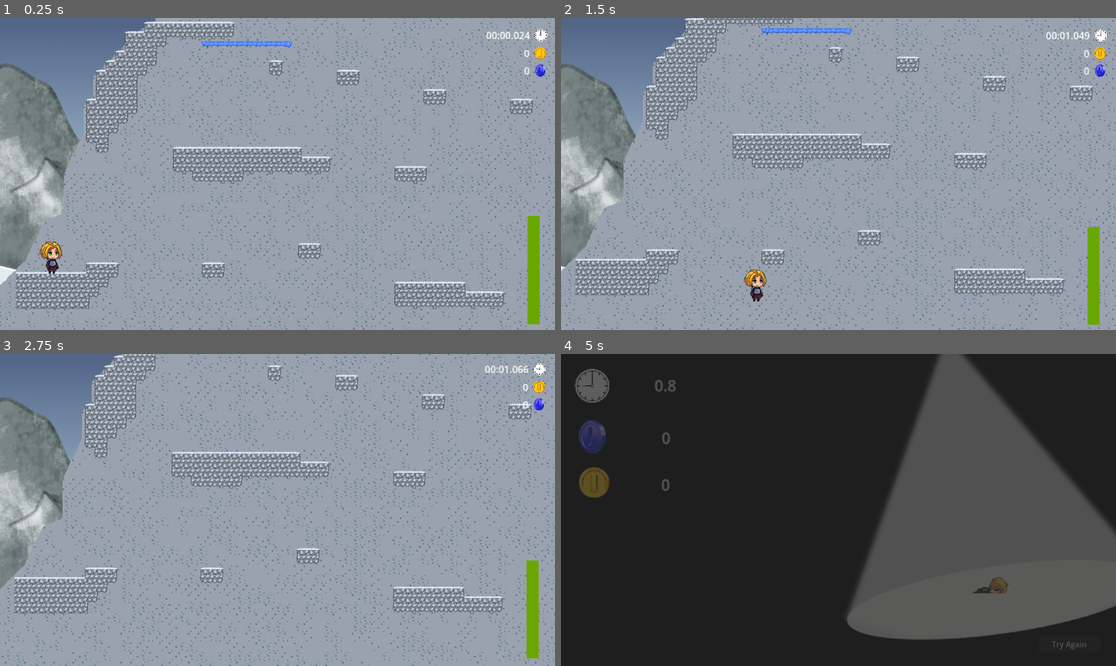
Above: before the commit, frames 1-4 (two rows, left to right).
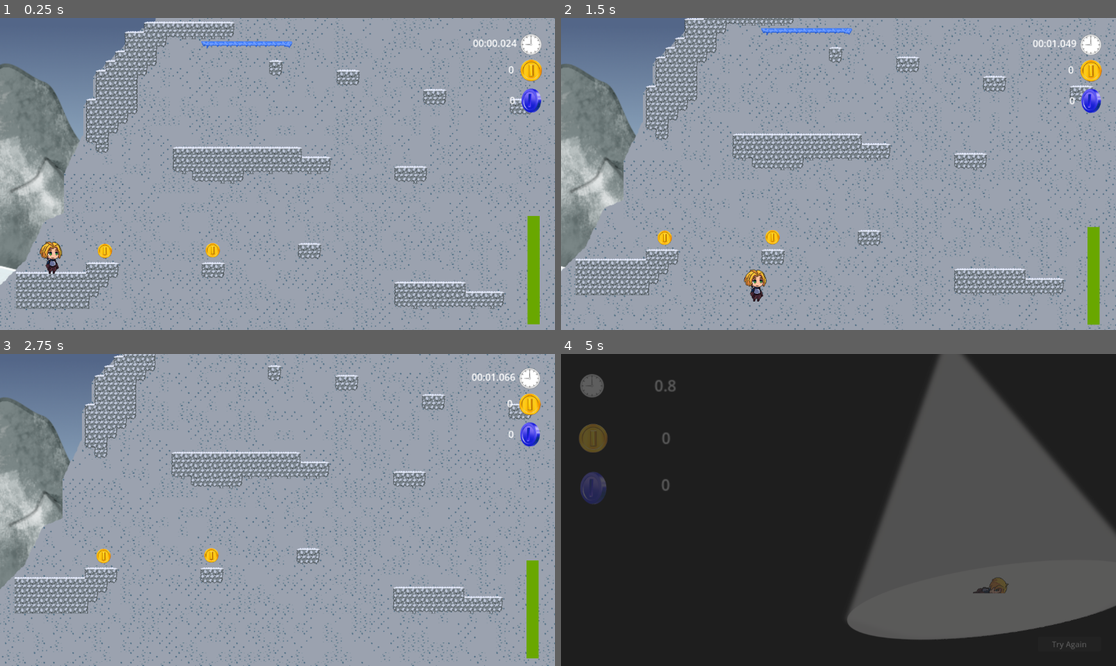
Above: after the commit, the same moments.

Repository: Tim-Barton/game-jam-2023
Game: Godot game, scene res://Scenes/ClimbingLevel.tscn
Same seed, same stepped clock (60 frames per second), same inputs: the game is played once before the commit and once after it.
Inputs (mouse positions are in pixels of both pictures, inside the frame that each line leads up to):
- Up to frame 1 (0.25 s): no input
- Up to frame 2 (1.5 s): tap Enter (ui_accept) at 0.5, 0.77 s; move the mouse to (960, 158) at 0.52 s; hold Right (ui_right) from 0.53 s (still down); move the mouse to (727, 189) at 1.27 s
- Up to frame 3 (2.75 s): tap Enter (ui_accept) at 1.52 s; move the mouse to (333, 441) at 2.02 s; release Right (ui_right) at 2.03 s; hold Left (ui_left) from 2.03 s (still down)
- Up to frame 4 (5 s): move the mouse to (810, 572) at 2.77 s; release Left (ui_left) at 2.78 s; hold Right (ui_right) 2.78-4.28 s; tap Enter (ui_accept) at 3.02, 3.77, 4.52 s; move the mouse to (1005, 556) at 3.52 s; move the mouse to (672, 463) at 4.27 s; hold Left (ui_left) from 4.28 s (still down)

The runs differ from the first frame. In frame 1, 1.2% of the frame differs, in the area x 17-99%, y 3-78%; in frame 2, 1.2%; in frame 3, 1.2%; in frame 4, 1.2%, in the area x 2-9%, y 4-49%.

Commit message:
Updated Collectables
Updated Collectables

Diff:
--- a/CharacterController/SideScroller/Scenes/collectable_blue_coin.tscn
+++ b/CharacterController/SideScroller/Scenes/collectable_blue_coin.tscn
@@ -1,19 +1,18 @@
 [gd_scene load_steps=4 format=3 uid="uid://dkc6emhyk4hld"]
 
 [ext_resource type="Script" path="res://CharacterController/SideScroller/Scenes/collectable_blue_coin.gd" id="1_86ly1"]
-[ext_resource type="Texture2D" uid="uid://6dfntrn57bcs" path="res://CharacterController/SideScroller/GFX/3 Objects/4 Collectables/blue coin.png" id="1_q6wr6"]
+[ext_resource type="Texture2D" uid="uid://dbncb0mr1wwn" path="res://CharacterController/SideScroller/GFX/3 Objects/2 Decoration/small_blue_coin.png" id="2_btmb3"]
 
 [sub_resource type="CircleShape2D" id="CircleShape2D_xt1b3"]
-radius = 14.0
+radius = 28.1114
 
 [node name="Blue_Coin" type="StaticBody2D" groups=["collectable"]]
 collision_layer = 2
 collision_mask = 2
 script = ExtResource("1_86ly1")
 
-[node name="BlueCoin" type="Sprite2D" parent="."]
-scale = Vector2(0.15, 0.15)
-texture = ExtResource("1_q6wr6")
+[node name="SmallBlueCoin" type="Sprite2D" parent="."]
+texture = ExtResource("2_btmb3")
 
 [node name="CollisionShape2D" type="CollisionShape2D" parent="."]
 scale = Vector2(1, 1.2)
--- a/CharacterController/SideScroller/Scenes/collectable_gold_coin.tscn
+++ b/CharacterController/SideScroller/Scenes/collectable_gold_coin.tscn
@@ -1,10 +1,10 @@
 [gd_scene load_steps=4 format=3 uid="uid://d3s2ajibehkfx"]
 
 [ext_resource type="Script" path="res://CharacterController/SideScroller/Scenes/collectable_gold_coin.gd" id="1_g7xlr"]
-[ext_resource type="Texture2D" uid="uid://cqk2muuvxavd8" path="res://CharacterController/SideScroller/GFX/3 Objects/4 Collectables/gold coin.png" id="1_giklr"]
+[ext_resource type="Texture2D" uid="uid://b3do4cihxhymq" path="res://CharacterController/SideScroller/GFX/3 Objects/2 Decoration/small_gold_coin.png" id="2_wpq3m"]
 
 [sub_resource type="CircleShape2D" id="CircleShape2D_4bisw"]
-radius = 20.0
+radius = 150.52
 
 [node name="Gold_Coin" type="StaticBody2D" groups=["collectable"]]
 scale = Vector2(0.4, 0.4)
@@ -12,10 +12,10 @@
 collision_mask = 2
 script = ExtResource("1_g7xlr")
 
+[node name="SmallGoldCoin" type="Sprite2D" parent="."]
+scale = Vector2(1, 1)
+texture = ExtResource("2_wpq3m")
+
 [node name="CollisionShape2D" type="CollisionShape2D" parent="."]
 scale = Vector2(0.2, 0.2)
 shape = SubResource("CircleShape2D_4bisw")
-
-[node name="GoldCoin" type="Sprite2D" parent="."]
-scale = Vector2(0.2, 0.2)
-texture = ExtResource("1_giklr")
--- a/Scenes/ClimbingLevel.tscn
+++ b/Scenes/ClimbingLevel.tscn
@@ -10,11 +10,12 @@
 [ext_resource type="Texture2D" uid="uid://sscrbnanlaco" path="res://GFX/Level/BG-Mountain.png" id="4_y820s"]
 [ext_resource type="Texture2D" uid="uid://cnb8264cwegwa" path="res://GFX/Level/BG-Snow.png" id="5_1kvm3"]
 [ext_resource type="Script" path="res://Scripts/Deathbar.gd" id="5_uwo3c"]
-[ext_resource type="Texture2D" uid="uid://clkxq03fjevdw" path="res://CharacterController/SideScroller/GFX/3 Objects/2 Decoration/clock.png" id="6_e0kdm"]
-[ext_resource type="Texture2D" uid="uid://cqk2muuvxavd8" path="res://CharacterController/SideScroller/GFX/3 Objects/4 Collectables/gold coin.png" id="7_4trhl"]
-[ext_resource type="Texture2D" uid="uid://6dfntrn57bcs" path="res://CharacterController/SideScroller/GFX/3 Objects/4 Collectables/blue coin.png" id="9_3r5nb"]
+[ext_resource type="Texture2D" uid="uid://b3do4cihxhymq" path="res://CharacterController/SideScroller/GFX/3 Objects/2 Decoration/small_gold_coin.png" id="8_l052f"]
+[ext_resource type="Texture2D" uid="uid://dbncb0mr1wwn" path="res://CharacterController/SideScroller/GFX/3 Objects/2 Decoration/small_blue_coin.png" id="9_67d3r"]
 [ext_resource type="Script" path="res://CharacterController/SideScroller/Scenes/StaminaBar.gd" id="9_hclk4"]
 [ext_resource type="Script" path="res://CharacterController/SideScroller/Scenes/Timer.gd" id="10_dammo"]
+[ext_resource type="Texture2D" uid="uid://bp00xfecsafyi" path="res://CharacterController/SideScroller/GFX/3 Objects/2 Decoration/small_clock.png" id="10_hss5m"]
+[ext_resource type="PackedScene" uid="uid://d3s2ajibehkfx" path="res://CharacterController/SideScroller/Scenes/collectable_gold_coin.tscn" id="16_uiuy6"]
 
 [sub_resource type="TileSetAtlasSource" id="TileSetAtlasSource_jsr68"]
 resource_name = "Snowscape"
@@ -918,16 +919,21 @@
 script = ExtResource("9_hclk4")
 character_node = NodePath("../../../../Level/Character")
 
+[node name="SmallClock" type="Sprite2D" parent="LevelDirector/Camera2D/UI"]
+position = Vector2(889, 37)
+scale = Vector2(0.7, 0.7)
+texture = ExtResource("10_hss5m")
+
 [node name="Minutes" type="Label" parent="LevelDirector/Camera2D/UI" node_paths=PackedStringArray("character_node")]
 visibility_layer = 2
 layout_mode = 1
 anchors_preset = -1
 anchor_left = 1.0
 anchor_right = 1.0
-offset_left = -156.0
-offset_top = 10.0
-offset_right = -36.0
-offset_bottom = 36.0
+offset_left = -178.0
+offset_top = 23.0
+offset_right = -58.0
+offset_bottom = 49.0
 grow_horizontal = 0
 grow_vertical = 0
 text = "00:"
@@ -936,20 +942,10 @@
 level_countout_seconds = 2
 character_node = NodePath("../../../../Level/Character")
 
-[node name="Clock" type="Sprite2D" parent="LevelDirector/Camera2D/UI"]
-position = Vector2(904.999, 22)
-scale = Vector2(0.03, 0.03)
-texture = ExtResource("6_e0kdm")
-
-[node name="GoldCoin" type="Sprite2D" parent="LevelDirector/Camera2D/UI"]
-position = Vector2(904, 51)
-scale = Vector2(0.05, 0.05)
-texture = ExtResource("7_4trhl")
-
-[node name="BlueCoin" type="Sprite2D" parent="LevelDirector/Camera2D/UI"]
-position = Vector2(904, 80)
-scale = Vector2(0.09, 0.09)
-texture = ExtResource("9_3r5nb")
+[node name="SmallGoldCoin" type="Sprite2D" parent="LevelDirector/Camera2D/UI"]
+position = Vector2(889, 80)
+scale = Vector2(0.6, 0.6)
+texture = ExtResource("8_l052f")
 
 [node name="GoldCoins" type="Label" parent="LevelDirector/Camera2D/UI"]
 visibility_layer = 2
@@ -957,14 +953,19 @@
 anchors_preset = -1
 anchor_left = 1.0
 anchor_right = 1.0
-offset_left = -156.0
-offset_top = 40.0
-offset_right = -36.0
-offset_bottom = 66.0
+offset_left = -182.0
+offset_top = 67.0
+offset_right = -62.0
+offset_bottom = 93.0
 grow_horizontal = 0
 grow_vertical = 0
 text = "0"
 horizontal_alignment = 2
+
+[node name="SmallBlueCoin" type="Sprite2D" parent="LevelDirector/Camera2D/UI"]
+position = Vector2(889, 130)
+scale = Vector2(0.6, 0.6)
+texture = ExtResource("9_67d3r")
 
 [node name="BlueCoins" type="Label" parent="LevelDirector/Camera2D/UI"]
 visibility_layer = 2
@@ -972,10 +973,10 @@
 anchors_preset = -1
 anchor_left = 1.0
 anchor_right = 1.0
-offset_left = -156.0
-offset_top = 69.0
-offset_right = -36.0
-offset_bottom = 95.0
+offset_left = -180.0
+offset_top = 118.0
+offset_right = -60.0
+offset_bottom = 144.0
 grow_horizontal = 0
 grow_vertical = 0
 text = "0"
@@ -1022,4 +1023,10 @@
 noise_shake_speed = 0.2
 noise_shake_strength = 0.0
 
+[node name="Gold_Coin" parent="." instance=ExtResource("16_uiuy6")]
+position = Vector2(-282, 172)
+
+[node name="Gold_Coin2" parent="." instance=ExtResource("16_uiuy6")]
+position = Vector2(-103, 171)
+
 [connection signal="body_entered" from="LevelDirector/Camera2D/Deathbar" to="LevelDirector/Camera2D/Deathbar" method="_on_body_entered"]
--- a/Scenes/end_level.tscn
+++ b/Scenes/end_level.tscn
@@ -3,9 +3,9 @@
 [ext_resource type="Script" path="res://CharacterController/SideScroller/Scripts/Testing/TestScene_UI.gd" id="2_2onf3"]
 [ext_resource type="Texture2D" uid="uid://bisxqedal0bj2" path="res://GFX/GameOverScreen.png" id="2_raegv"]
 [ext_resource type="Script" path="res://CharacterController/SideScroller/Scripts/UI/lblResult.gd" id="3_vtmoe"]
-[ext_resource type="PackedScene" uid="uid://dkc6emhyk4hld" path="res://CharacterController/SideScroller/Scenes/collectable_blue_coin.tscn" id="4_ltikv"]
-[ext_resource type="PackedScene" uid="uid://d3s2ajibehkfx" path="res://CharacterController/SideScroller/Scenes/collectable_gold_coin.tscn" id="5_wf8la"]
-[ext_resource type="Texture2D" uid="uid://clkxq03fjevdw" path="res://CharacterController/SideScroller/GFX/3 Objects/2 Decoration/clock.png" id="6_pe7qa"]
+[ext_resource type="Texture2D" uid="uid://dbncb0mr1wwn" path="res://CharacterController/SideScroller/GFX/3 Objects/2 Decoration/small_blue_coin.png" id="6_i73u6"]
+[ext_resource type="Texture2D" uid="uid://b3do4cihxhymq" path="res://CharacterController/SideScroller/GFX/3 Objects/2 Decoration/small_gold_coin.png" id="7_aggws"]
+[ext_resource type="Texture2D" uid="uid://bp00xfecsafyi" path="res://CharacterController/SideScroller/GFX/3 Objects/2 Decoration/small_clock.png" id="7_j826h"]
 [ext_resource type="Texture2D" uid="uid://bl6mikx637tr2" path="res://CharacterController/SideScroller/GFX/Swordsman/Dead.png" id="7_jdyr0"]
 
 [node name="TestScene" type="Control"]
@@ -84,23 +84,22 @@
 text = "69"
 horizontal_alignment = 1
 
-[node name="Blue_Coin" parent="." instance=ExtResource("4_ltikv")]
-position = Vector2(65, 171)
-scale = Vector2(2, 2)
-
-[node name="Gold_Coin" parent="." instance=ExtResource("5_wf8la")]
-position = Vector2(69, 267)
-scale = Vector2(0.8, 0.8)
-
-[node name="Clock" type="Sprite2D" parent="."]
-position = Vector2(65, 66.95)
-scale = Vector2(0.1, 0.1)
-texture = ExtResource("6_pe7qa")
-
 [node name="Dead" type="Sprite2D" parent="."]
 position = Vector2(892, 480)
 texture = ExtResource("7_jdyr0")
 region_enabled = true
 region_rect = Rect2(311, 93.5, 74, 34.5)
 
+[node name="SmallClock" type="Sprite2D" parent="."]
+position = Vector2(65, 66)
+texture = ExtResource("7_j826h")
+
+[node name="SmallBlueCoin" type="Sprite2D" parent="."]
+position = Vector2(67, 278)
+texture = ExtResource("6_i73u6")
+
+[node name="SmallGoldCoin" type="Sprite2D" parent="."]
+position = Vector2(67, 175)
+texture = ExtResource("7_aggws")
+
 [connection signal="pressed" from="btnReturn" to="btnReturn" method="_on_pressed"]
--- a/project.godot
+++ b/project.godot
@@ -28,3 +28,9 @@
 [editor]
 
 movie_writer/movie_file="/Users/dustyschofield/screenrecordings/snip.avi"
+
+[rendering]
+
+environment/ssao/quality=4
+environment/ssil/quality=4
+environment/screen_space_reflection/roughness_quality=3
Binary file added: CharacterController/SideScroller/GFX/3 Objects/2 Decoration/small_blue_coin.png
Not shown, added: CharacterController/SideScroller/GFX/3 Objects/2 Decoration/small_blue_coin.png.import
Binary file added: CharacterController/SideScroller/GFX/3 Objects/2 Decoration/small_clock.png
Not shown, added: CharacterController/SideScroller/GFX/3 Objects/2 Decoration/small_clock.png.import
Binary file added: CharacterController/SideScroller/GFX/3 Objects/2 Decoration/small_gold_coin.png
Not shown, added: CharacterController/SideScroller/GFX/3 Objects/2 Decoration/small_gold_coin.png.import
Not shown: 1 places in Scenes/ClimbingLevel.tscn that only renumber resources
